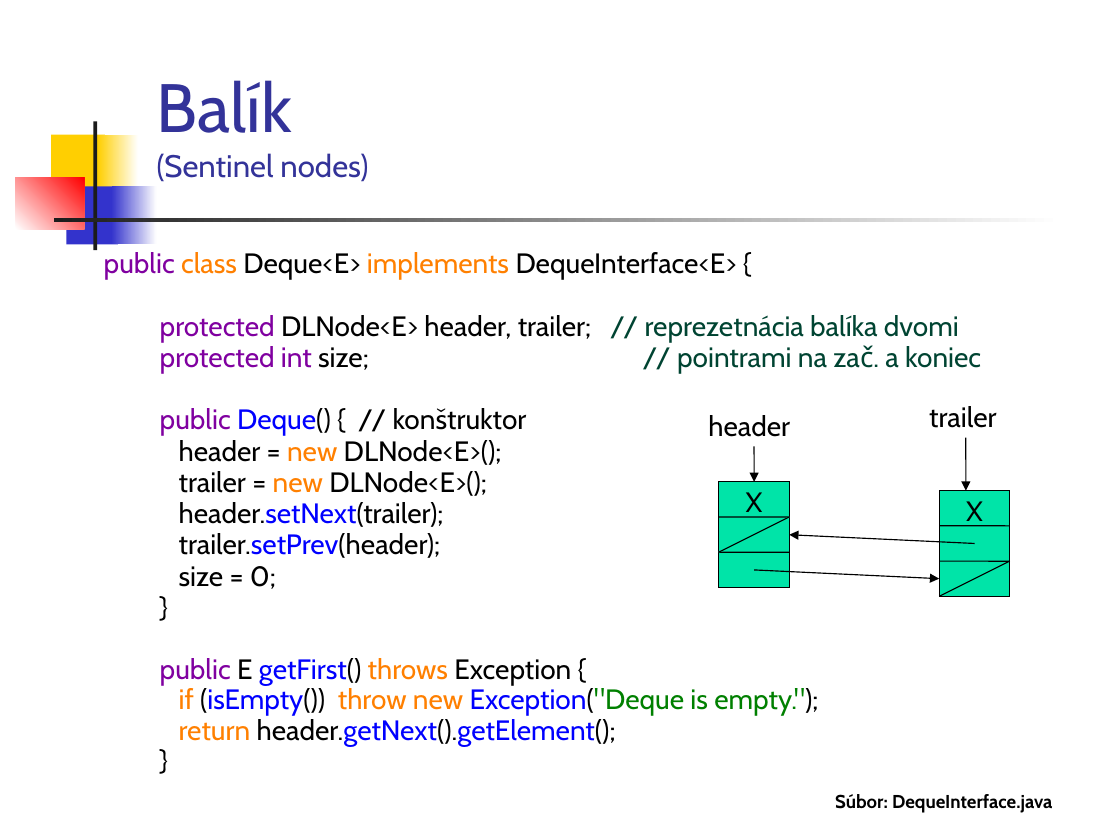
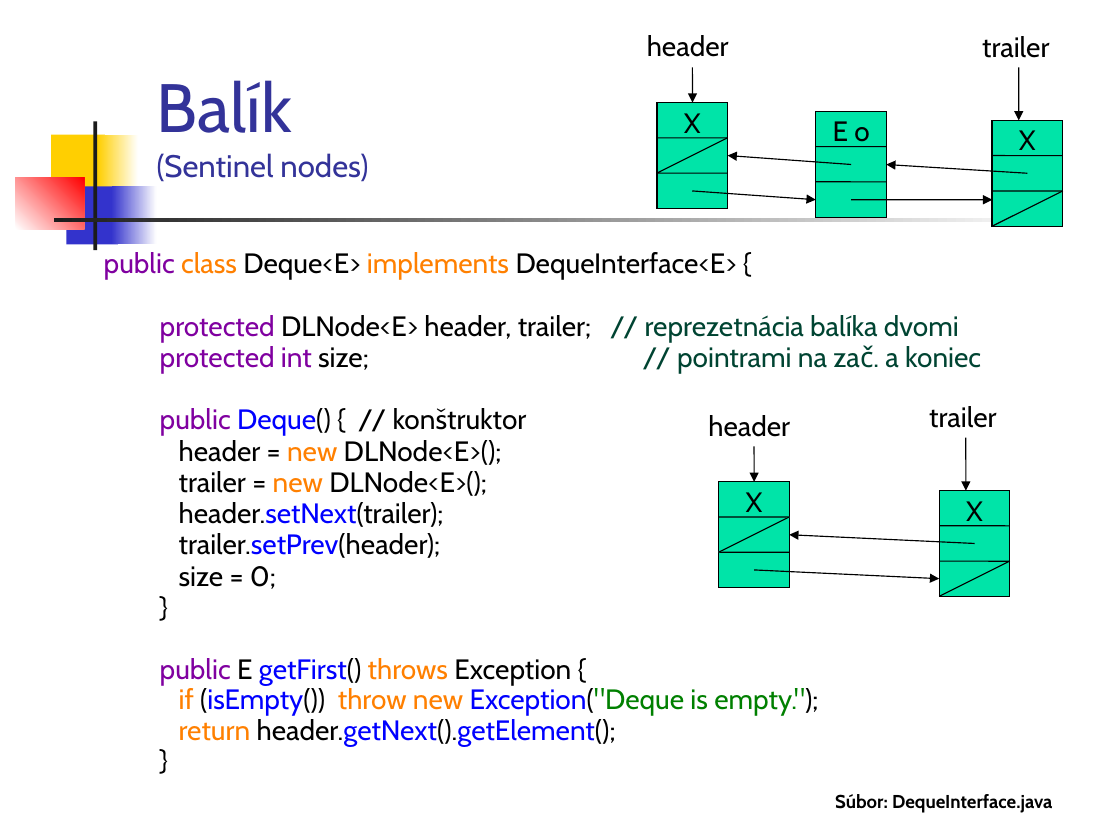
Before and after one commit to Programovanie4/Prednasky, a slide deck: slide 7 of 06/06_java_intro.ppt. Drawn at 1120x840 pixels with LibreOffice and Linux fonts; fonts in the diff are those of the drawing. Boxes give left, top, right and bottom in pixels: in the first picture for what was removed or moved away, otherwise in the second. Text is boxed around its words. In the diff, an @@ line names an element or a change of style, - is before the commit and + after.

```diff
--- a/06/06_java_intro.ppt
+++ b/06/06_java_intro.ppt
@@ text added at bbox=[647, 35, 729, 57], 18 pt, text #000000 @@
+header
@@ text added at bbox=[982, 36, 1049, 58], 18 pt, text #000000 @@
+trailer
@@ arrow added from (692, 67) to (692, 103), #000000 0.74 pt @@
@@ arrow added from (1019, 67) to (1019, 120), #000000 0.74 pt @@
@@ rectangle added at bbox=[657, 103, 728, 208], fill #00E4A8, outline #000000 0.74 pt, 18 pt, text #000000 @@
+X
@@ rectangle added at bbox=[815, 111, 886, 216], fill #00E4A8, outline #000000 0.74 pt, 18 pt, text #000000 @@
+E o
@@ line added from (657, 138) to (728, 138), #000000 0.74 pt @@
@@ line added from (657, 172) to (728, 138), #000000 0.74 pt @@
@@ line added from (815, 147) to (886, 147), #000000 0.74 pt @@
@@ rectangle added at bbox=[992, 120, 1063, 225], fill #00E4A8, outline #000000 0.74 pt, 18 pt, text #000000 @@
+X
@@ line added from (657, 174) to (728, 174), #000000 0.74 pt @@
@@ arrow added from (851, 165) to (728, 156), #000000 0.74 pt @@
@@ arrow added from (1027, 174) to (886, 165), #000000 0.74 pt @@
@@ line added from (992, 156) to (1063, 156), #000000 0.74 pt @@
@@ arrow added from (692, 190) to (815, 199), #000000 0.74 pt @@
@@ line added from (815, 181) to (886, 181), #000000 0.74 pt @@
@@ arrow added from (851, 199) to (992, 199), #000000 0.74 pt @@
@@ line added from (992, 190) to (1063, 190), #000000 0.74 pt @@
@@ line added from (992, 226) to (1063, 190), #000000 0.74 pt @@
```
Also in this commit, not shown: 8 other slides changed, 3 other files.
